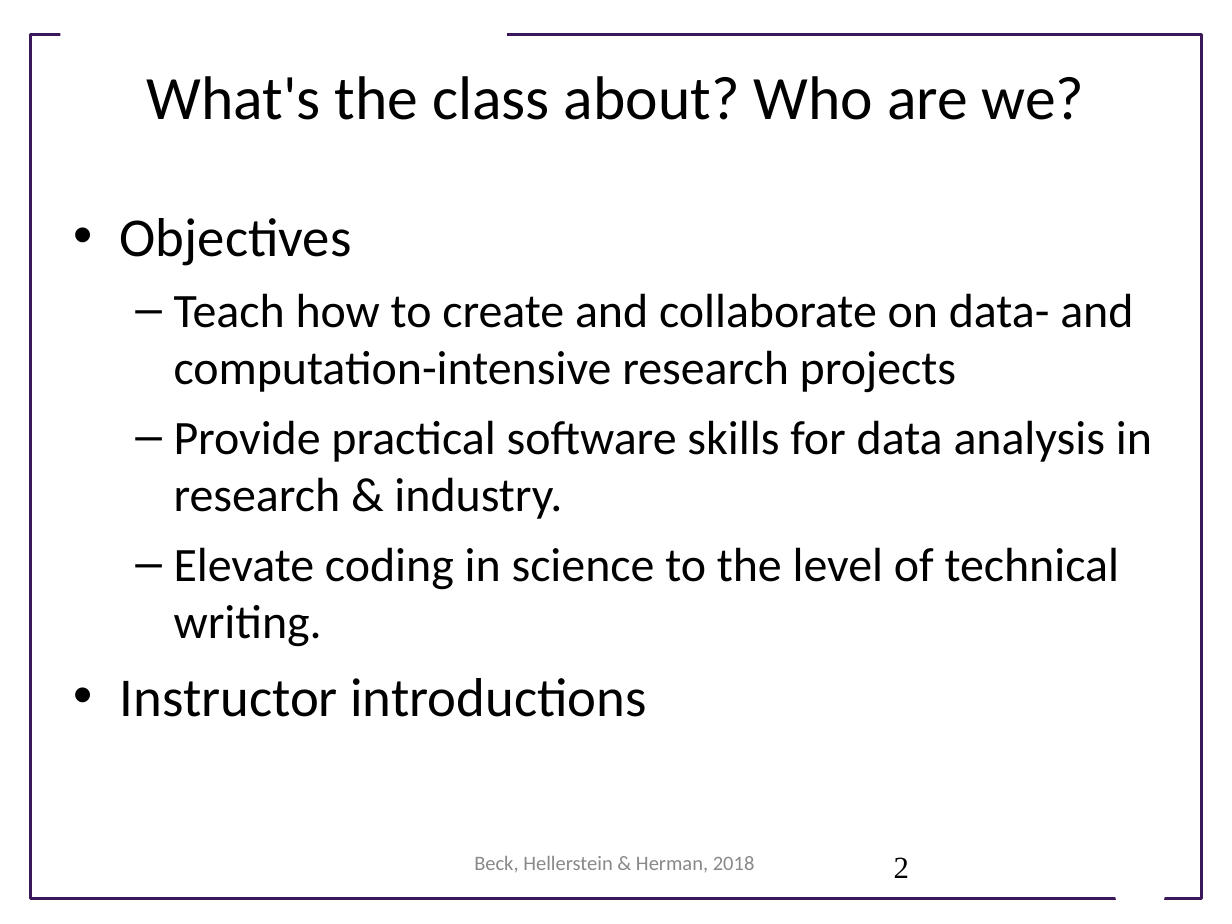
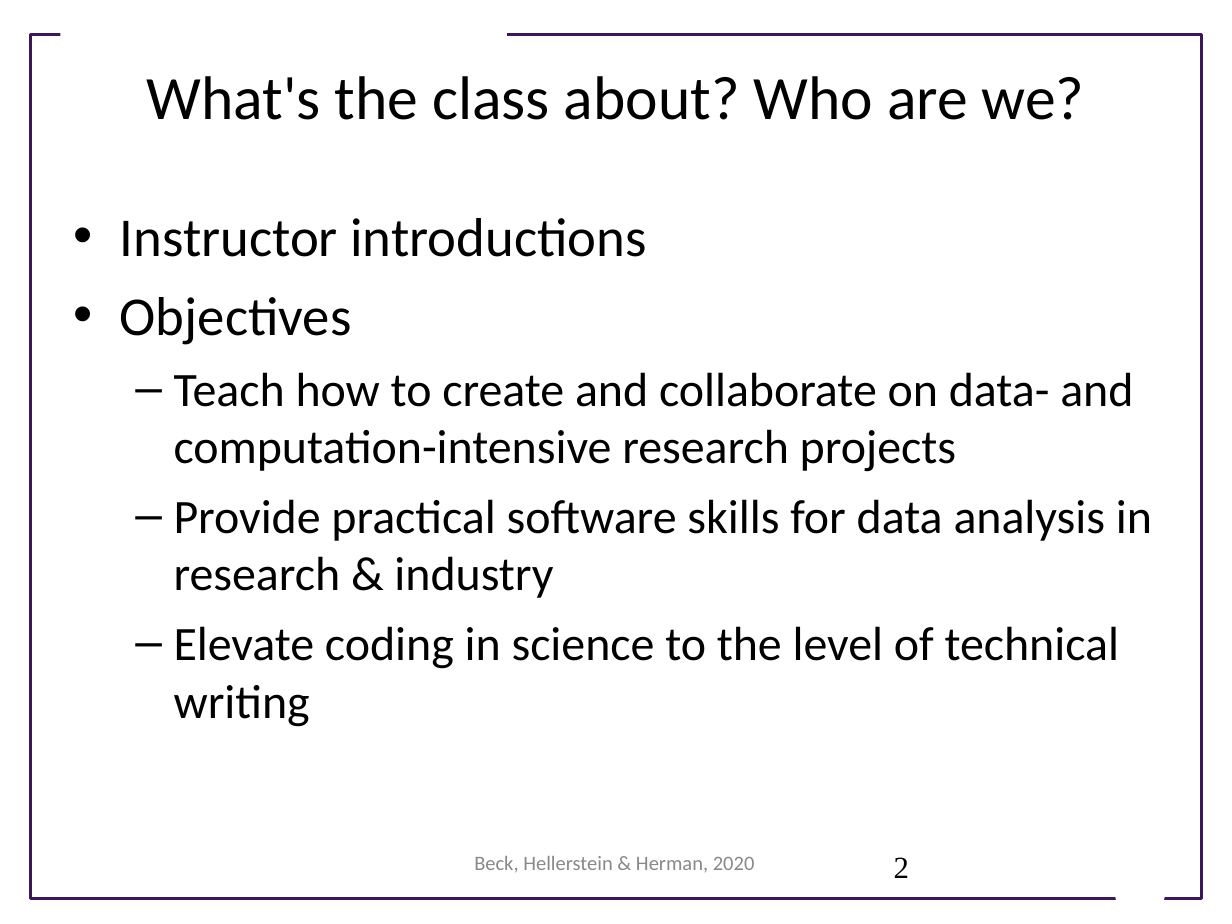
Before and after one commit to UWSEDS/LectureNotes, a slide deck: slide 2 of 01_CourseIntro_DataEssentials/Course Introduction.pptx. Drawn at 1232x924 pixels with LibreOffice and Linux fonts; fonts in the diff are those of the drawing; background and template pictures are left out. Boxes give left, top, right and bottom in pixels: in the first picture for what was removed or moved away, otherwise in the second. Text is boxed around its words. In the diff, an @@ line names an element or a change of style, - is before the commit and + after.

Commit message:
revised the intro for this year to match the plan and to focus more on projects

```diff
--- a/01_CourseIntro_DataEssentials/Course Introduction.pptx
+++ b/01_CourseIntro_DataEssentials/Course Introduction.pptx
@@ text at [120,218,646,257]: paragraph added @@
+• Instructor introductions
@@ text at [174,499,1152,727]: text changed @@
-  – Provide practical software skills for data analysis in research & industry.
-  – Elevate coding in science to the level of technical writing.
-• Instructor introductions
+  – Provide practical software skills for data analysis in research & industry
+  – Elevate coding in science to the level of technical writing
@@ text at [474,856,755,873]: text changed @@
-Beck, Hellerstein & Herman, 2018
+Beck, Hellerstein & Herman, 2020
```
Also in this commit, not shown: 12 other slides changed, 12 slides added, 6 slides removed.
